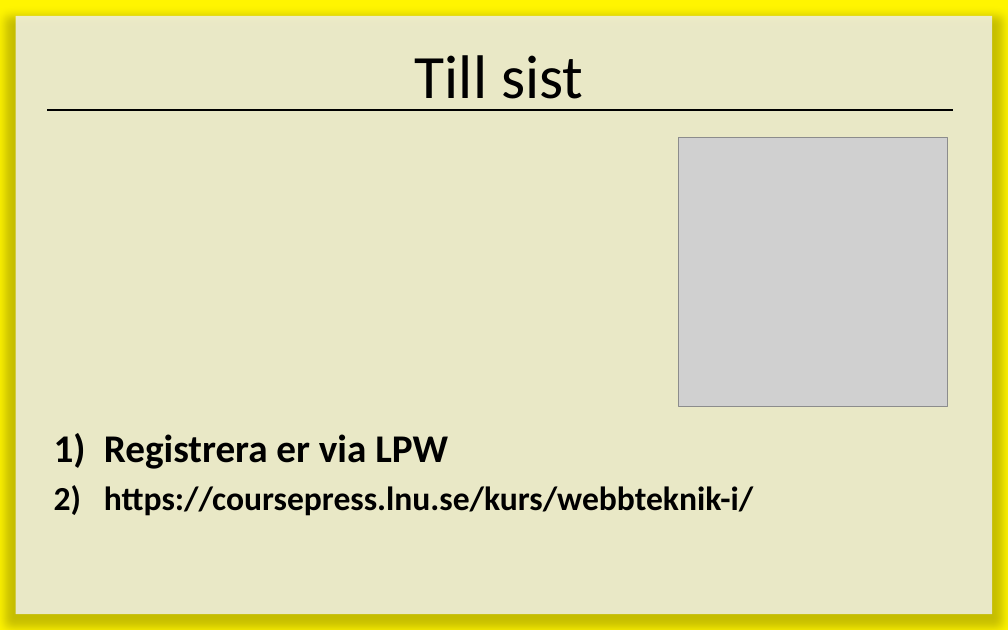
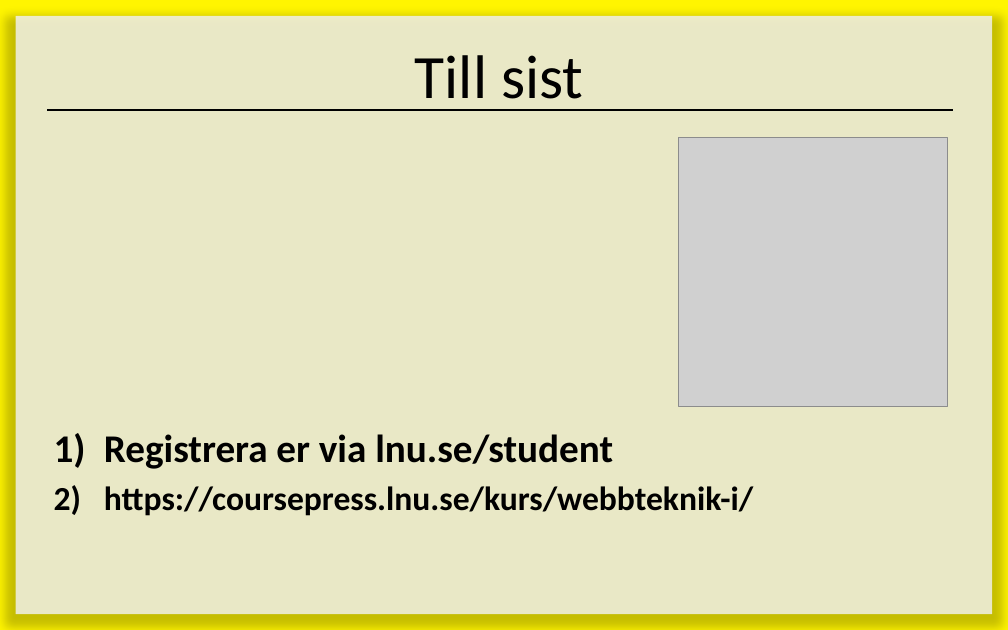
Before and after one commit to ed222an/Kursmaterial-JavaScript, a slide deck: slide 14 of lectures/E00 - Introduktion/Introduktion.pptx. Drawn at 1008x630 pixels with LibreOffice and Linux fonts; fonts in the diff are those of the drawing; grey boxes stand for pictures; background and template pictures are left out. Boxes give left, top, right and bottom in pixels: in the first picture for what was removed or moved away, otherwise in the second. Text is boxed around its words. In the diff, an @@ line names an element or a change of style, - is before the commit and + after.

```diff
--- a/lectures/E00 - Introduktion/Introduktion.pptx
+++ b/lectures/E00 - Introduktion/Introduktion.pptx
@@ text at [104,434,613,469]: text changed @@
-1) Registrera er via LPW
+1) Registrera er via lnu.se/student
```
Also in this commit, not shown: 7 other slides changed, 1 other file.
